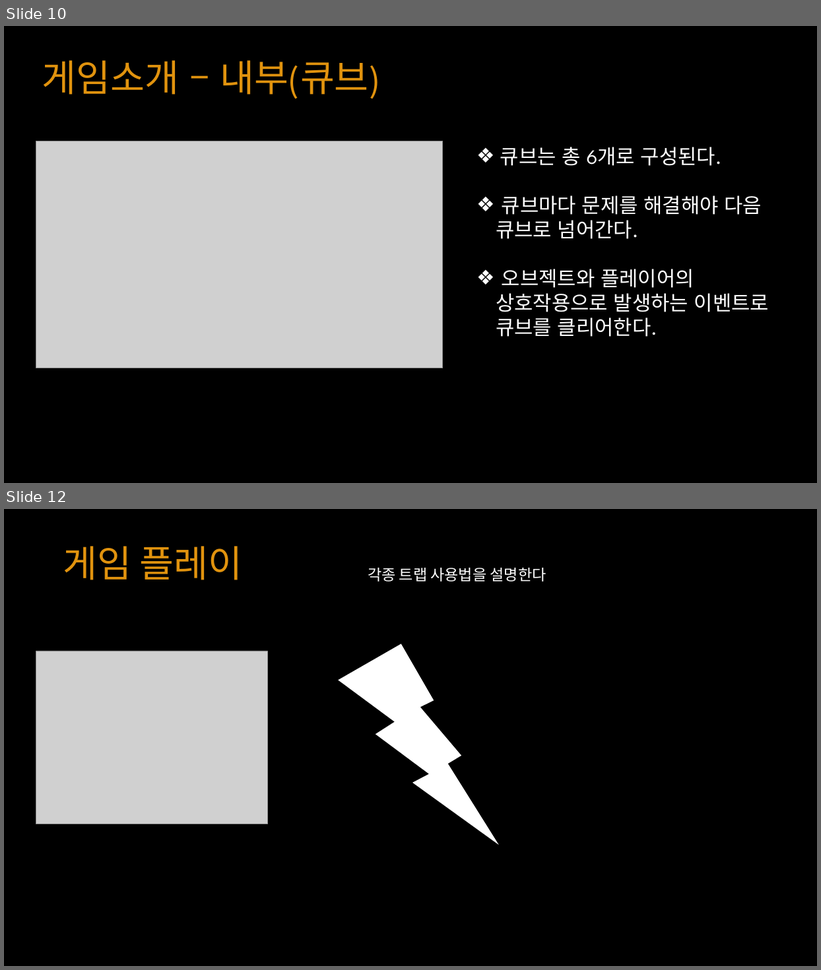
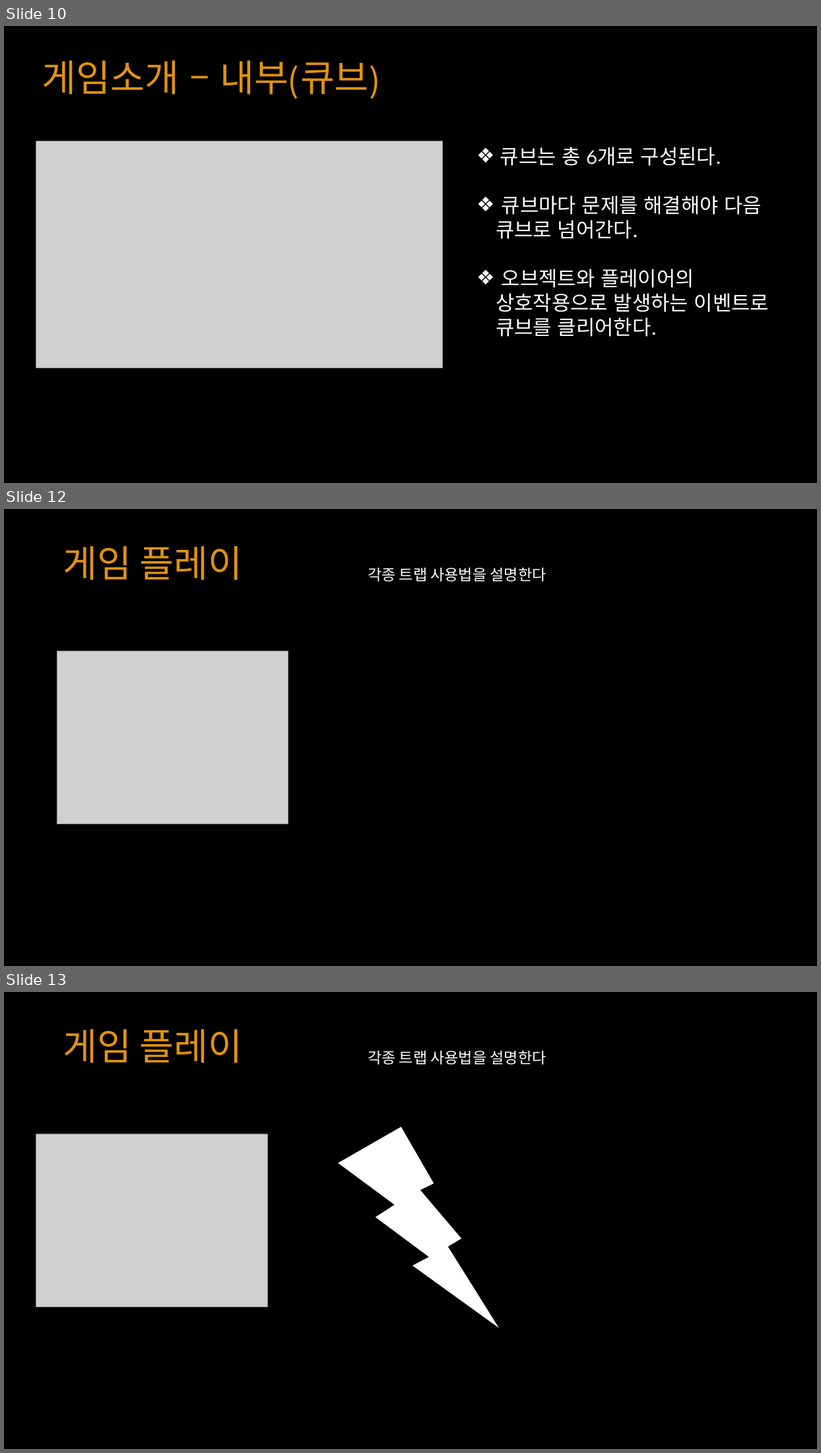
Before and after one commit to YKTeam/Room503, a slide deck: Document/Escape Cube(가제) ppt.pptx. Shown one above the other, each under a label of ours: slides 10 and 12 before the commit, slides 10, 12 and 13 after it; the slides between them are not shown. The pictures are 821x970 and 821x1453 pixels, drawn with LibreOffice and Linux fonts; fonts in the diff are those of the drawing; grey boxes stand for pictures. Boxes give left, top, right and bottom in pixels: in the first picture for what was removed or moved away, otherwise in the second. Text is boxed around its words. In the diff, an @@ line names an element or a change of style, - is before the commit and + after.

Commit message:
캐릭터설명추가
캐릭터설명추가, 게임방법 추가

```diff
--- a/Document/Escape Cube(가제) ppt.pptx
+++ b/Document/Escape Cube(가제) ppt.pptx
@@ slide 12 added at (4,509,817,966), background #000000 @@
@@ text added at (63,546,243,580), 44 pt, text #E1930E @@
+게임 플레이
@@ text added at (368,568,547,582), 18 pt, text #FFFFFF @@
+각종 트랩 사용법을 설명한다
@@ picture added at (57,651,288,825) @@
@@ what was slide 12 is now slide 13 @@
```
Also in this commit, not shown: 3 slides changed.
